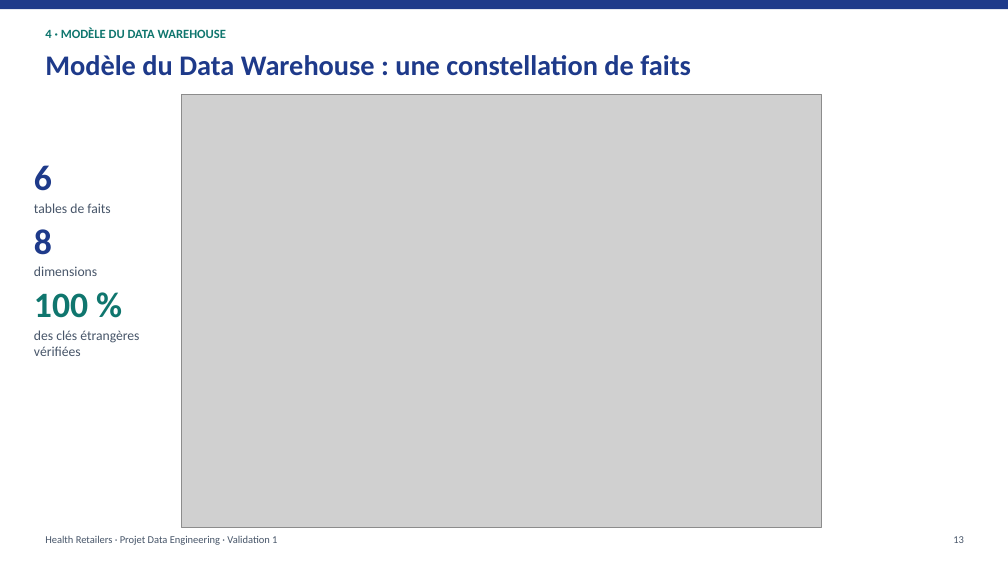
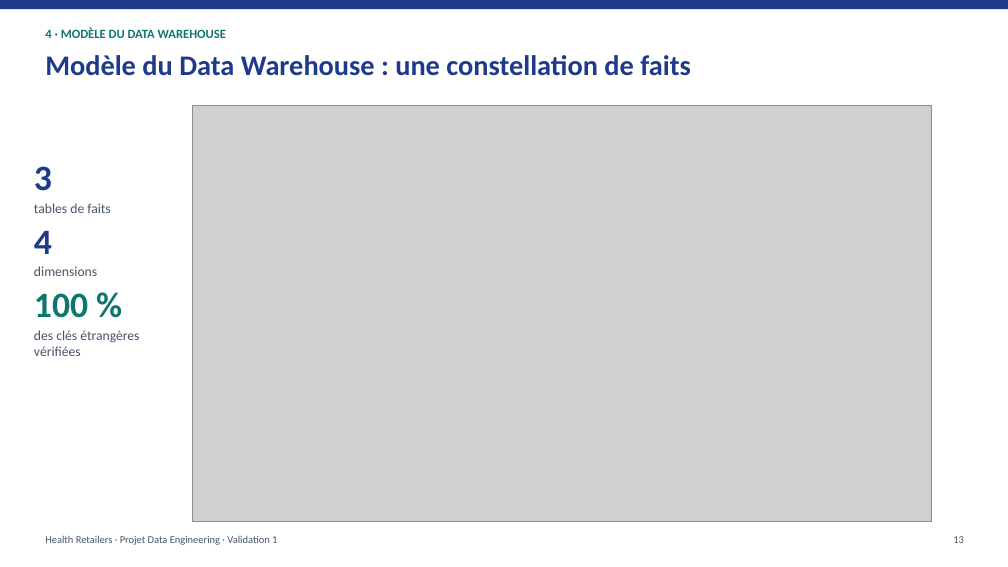
Before and after one commit to Youssef-ben-ali/DataWarehouseProject_3AI4, a slide deck: slide 13 of Presentation_Validation1_HealthRetailers.pptx. Drawn at 1008x567 pixels with LibreOffice and Linux fonts; fonts in the diff are those of the drawing; grey boxes stand for pictures. Boxes give left, top, right and bottom in pixels: in the first picture for what was removed or moved away, otherwise in the second. Text is boxed around its words. In the diff, an @@ line names an element or a change of style, - is before the commit and + after.

```diff
--- a/Presentation_Validation1_HealthRetailers.pptx
+++ b/Presentation_Validation1_HealthRetailers.pptx
@@ picture resized from (x1=181, y1=95, x2=822, y2=527) to (x1=193, y1=106, x2=932, y2=522) @@
@@ text at (x1=34, y1=166, x2=52, y2=191): text changed @@
-6
+3
@@ text at (x1=34, y1=231, x2=52, y2=254): text changed @@
-8
+4
```
Also in this commit, not shown: 15 other slides changed, 1 other file.
